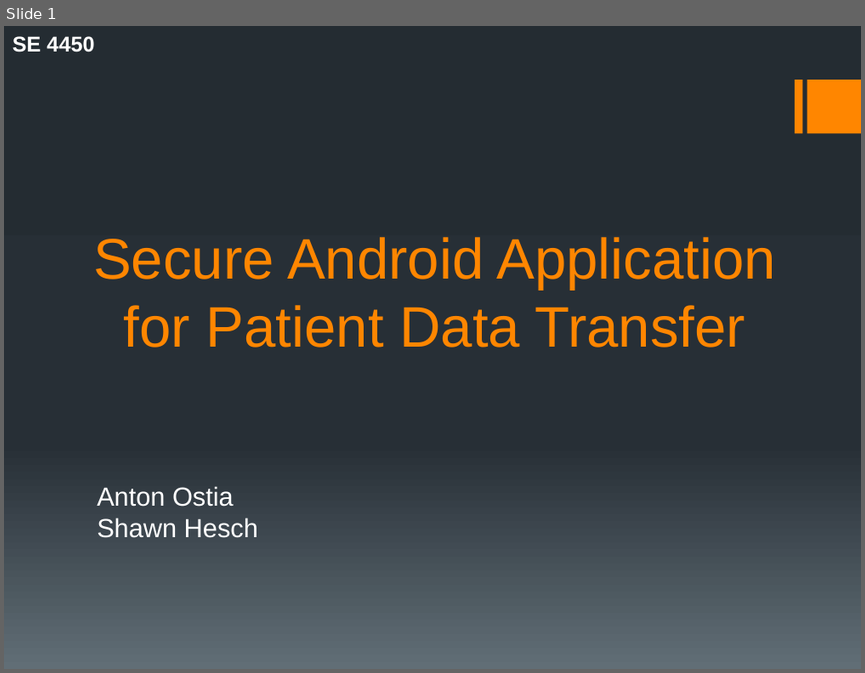
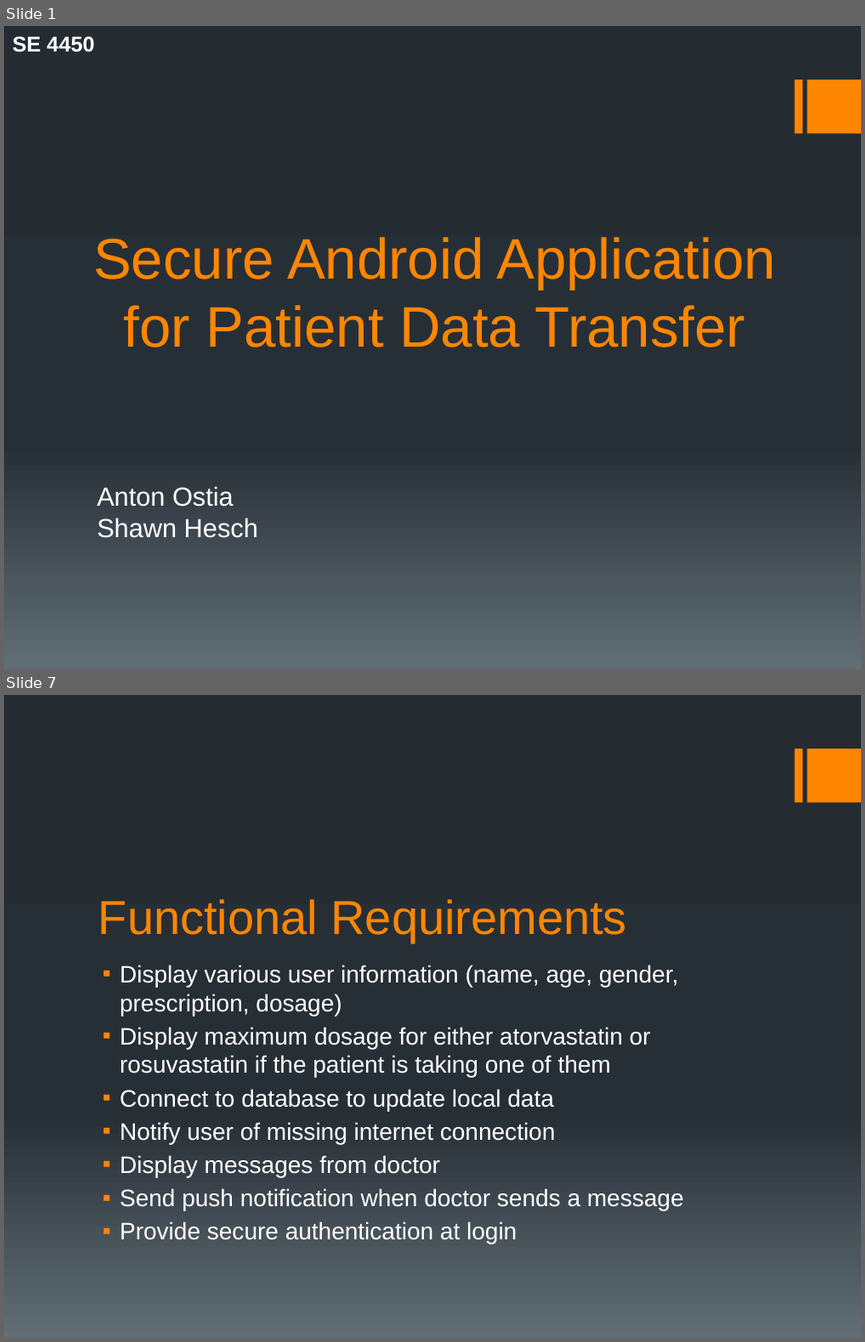
Before and after one commit to ShawnHesch/SAAPI, a slide deck: SAAPI_Walkthrough.pptx. Shown one above the other, each under a label of ours: slide 1 before the commit, slides 1 and 7 after it; the slides between them are not shown. The pictures are 865x673 and 865x1342 pixels, drawn with LibreOffice and Linux fonts; fonts in the diff are those of the drawing. Boxes give left, top, right and bottom in pixels: in the first picture for what was removed or moved away, otherwise in the second. Text is boxed around its words. In the diff, an @@ line names an element or a change of style, - is before the commit and + after.

```diff
--- a/SAAPI_Walkthrough.pptx
+++ b/SAAPI_Walkthrough.pptx
@@ slide 7 added at (4,695,861,1338), background gradient #242C33 to #273037 to #636D76; not listed: 2 template elements that a slide beside it also shows @@
@@ title added at (98,899,627,942), 40 pt, text #FF8600 @@
+Functional Requirements
@@ text added at (120,964,684,1244), 20 pt, text #FFFFFF @@
+▪ Display various user information (name, age, gender, prescription, dosage)
+▪ Display maximum dosage for either atorvastatin or rosuvastatin if the patient is taking one of them
+▪ Connect to database to update local data
+▪ Notify user of missing internet connection
+▪ Display messages from doctor
+▪ Send push notification when doctor sends a message
+▪ Provide secure authentication at login
```
Also in this commit, not shown: 11 other slides added, 2 slides removed, 4 other files.
